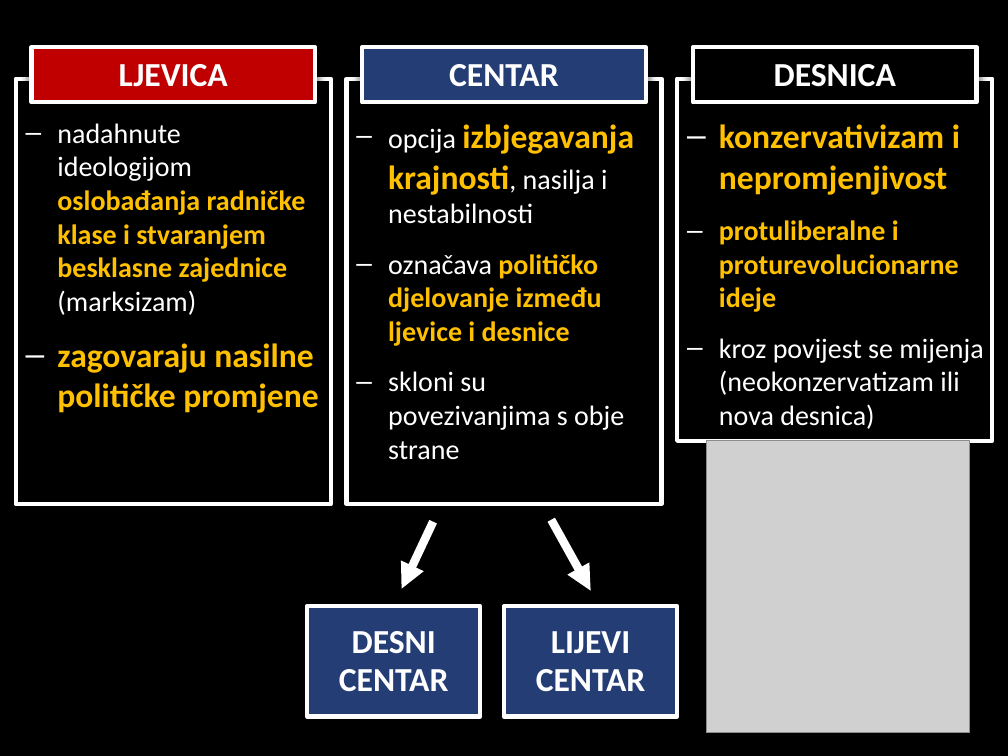
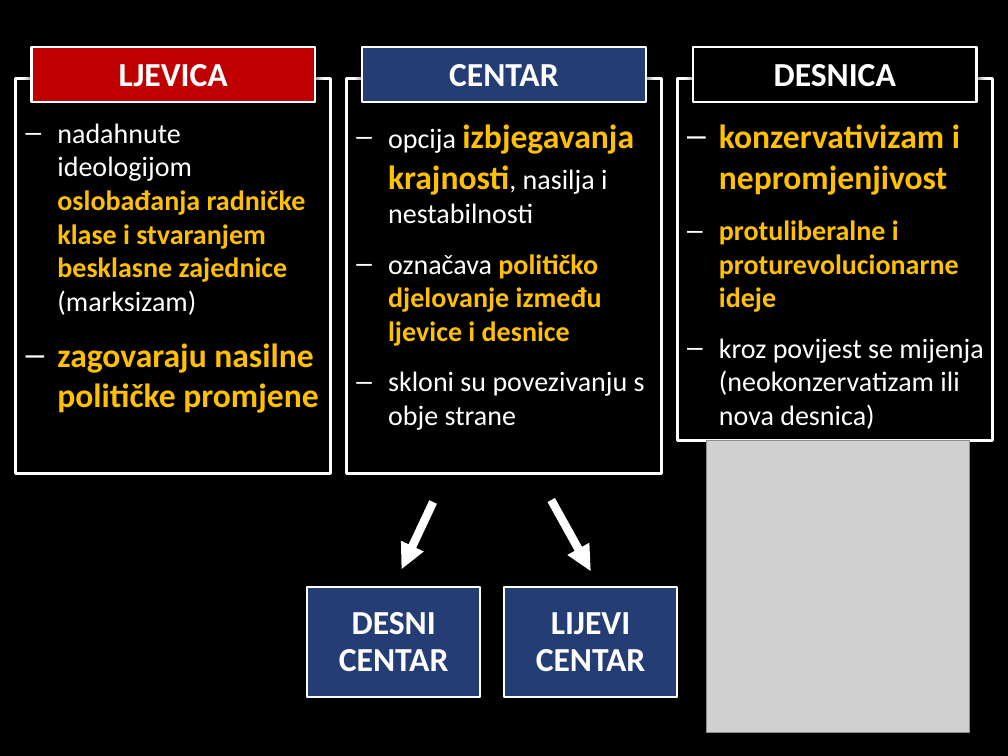
Before and after one commit to srednja-skola/politika, a slide deck: slide 14 of data/pptx/004_politicke_stranke.pptx. Drawn at 1008x756 pixels with LibreOffice and Linux fonts; fonts in the diff are those of the drawing; grey boxes stand for pictures. Boxes give left, top, right and bottom in pixels: in the first picture for what was removed or moved away, otherwise in the second. Text is boxed around its words. In the diff, an @@ line names an element or a change of style, - is before the commit and + after.

```diff
--- a/data/pptx/004_politicke_stranke.pptx
+++ b/data/pptx/004_politicke_stranke.pptx
@@ rectangle: place and size @@
-rectangle at box(16, 79, 332, 504)
+rectangle at box(16, 79, 332, 473)
@@ outline #FFFFFF 3 pt to #FFFFFF 2.25 pt in 3 elements at box(677, 79, 993, 440), box(16, 79, 332, 473), box(347, 79, 662, 473) @@
@@ rectangle: place and size @@
-rectangle at box(347, 79, 662, 504)
+rectangle at box(347, 79, 662, 473)
@@ text at box(388, 371, 645, 430): text changed @@
-– skloni su povezivanjima s obje strane
+– skloni su povezivanju s obje strane
@@ 2 rectangles, 2 arrows: place and size @@
-2 rectangles, 2 arrows at box(307, 520, 677, 717)
+2 rectangles, 2 arrows at box(307, 500, 677, 697)
@@ rectangle "DESNI CENTAR" at box(307, 587, 481, 697): outline #FFFFFF 3 pt to #FFFFFF 1.5 pt @@
@@ rectangle "LIJEVI CENTAR" at box(504, 587, 677, 697): outline #FFFFFF 3 pt to #FFFFFF 1.5 pt @@
```
Also in this commit, not shown: 10 other slides changed, 2 slides added.
